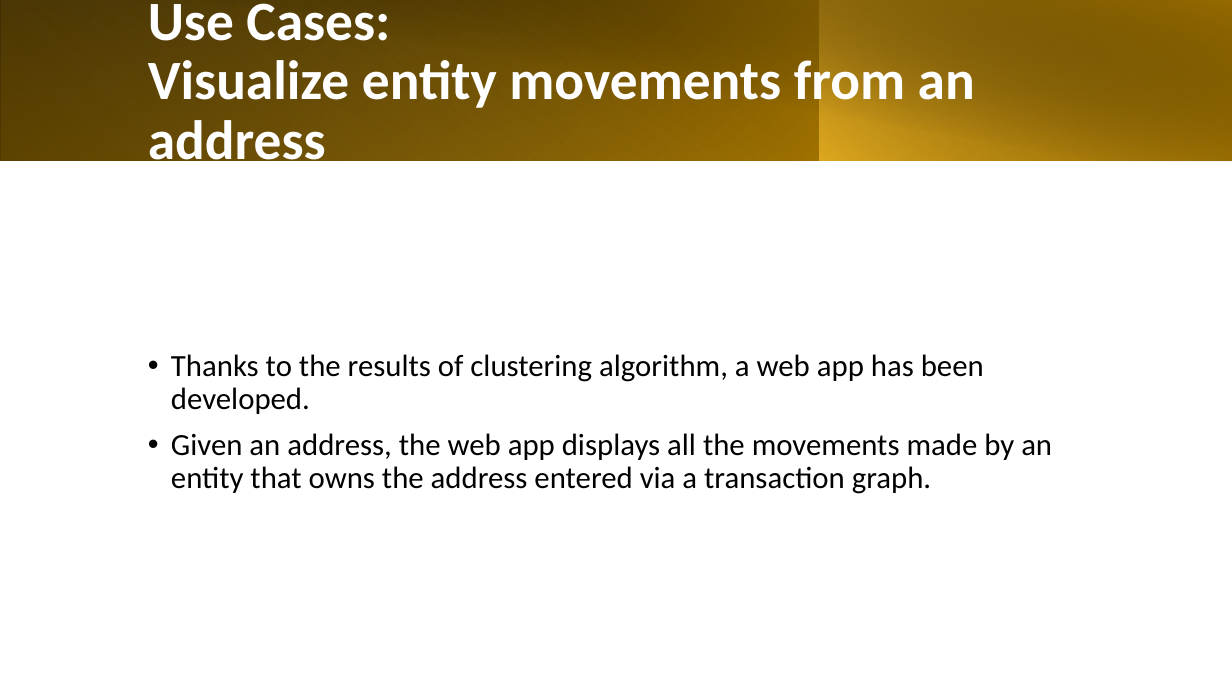
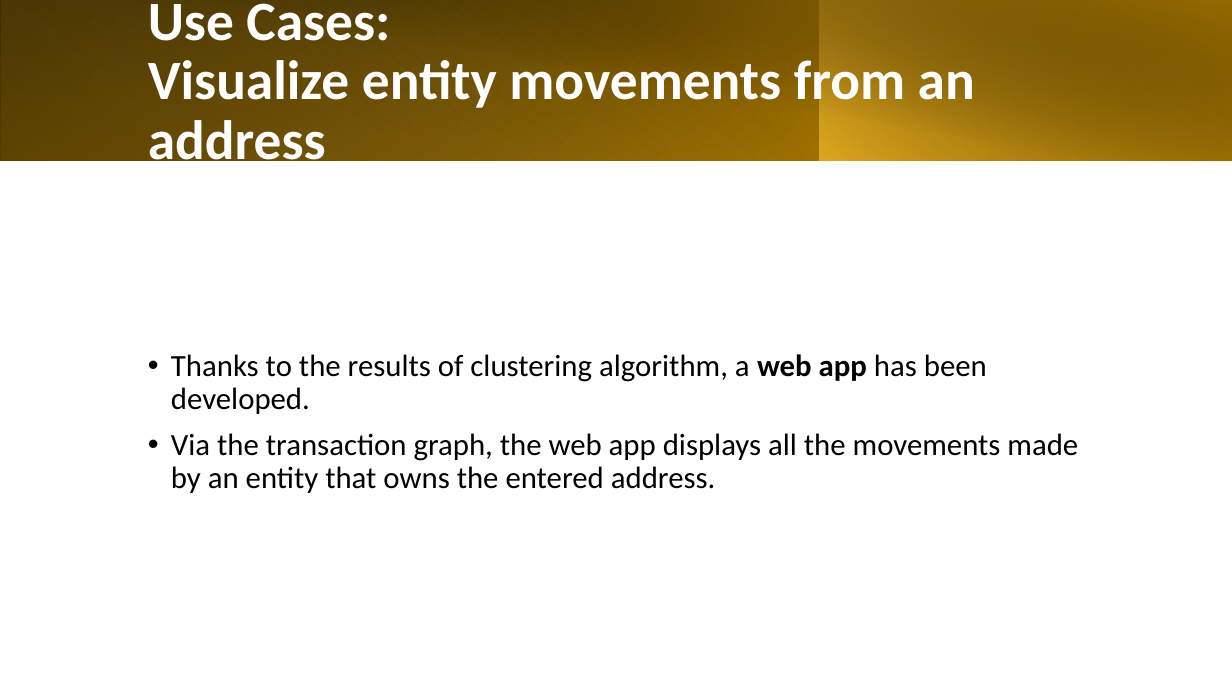
Before and after one commit to VincenzoImp/Bitcoin-Address-Clustering, a slide deck: slide 25 of Bitcoin Address Clustering.pptx (slide 24 before the commit). Drawn at 1232x693 pixels with LibreOffice and Linux fonts; fonts in the diff are those of the drawing. Boxes give left, top, right and bottom in pixels: in the first picture for what was removed or moved away, otherwise in the second. Text is boxed around its words. In the diff, an @@ line names an element or a change of style, - is before the commit and + after.

```diff
--- a/Bitcoin Address Clustering.pptx
+++ b/Bitcoin Address Clustering.pptx
@@ text at [171, 354, 987, 414]: bold on in "web app" @@
@@ text at [171, 433, 1078, 493]: text changed @@
-• Given an address, the web app displays all the movements made by an entity that owns the address entered via a transaction graph.
+• Via the transaction graph, the web app displays all the movements made by an entity that owns the entered address.
```
Also in this commit, not shown: 9 other slides changed, 2 slides added, 4 other files.
